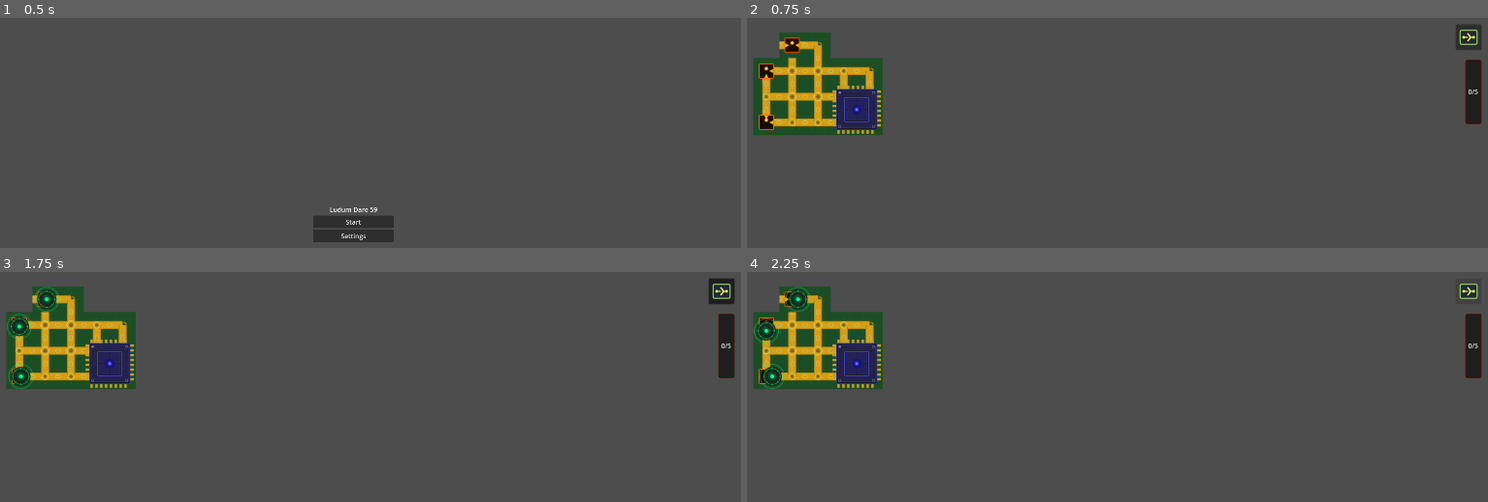
Above: before the commit, frames 1-4 (two rows, left to right).
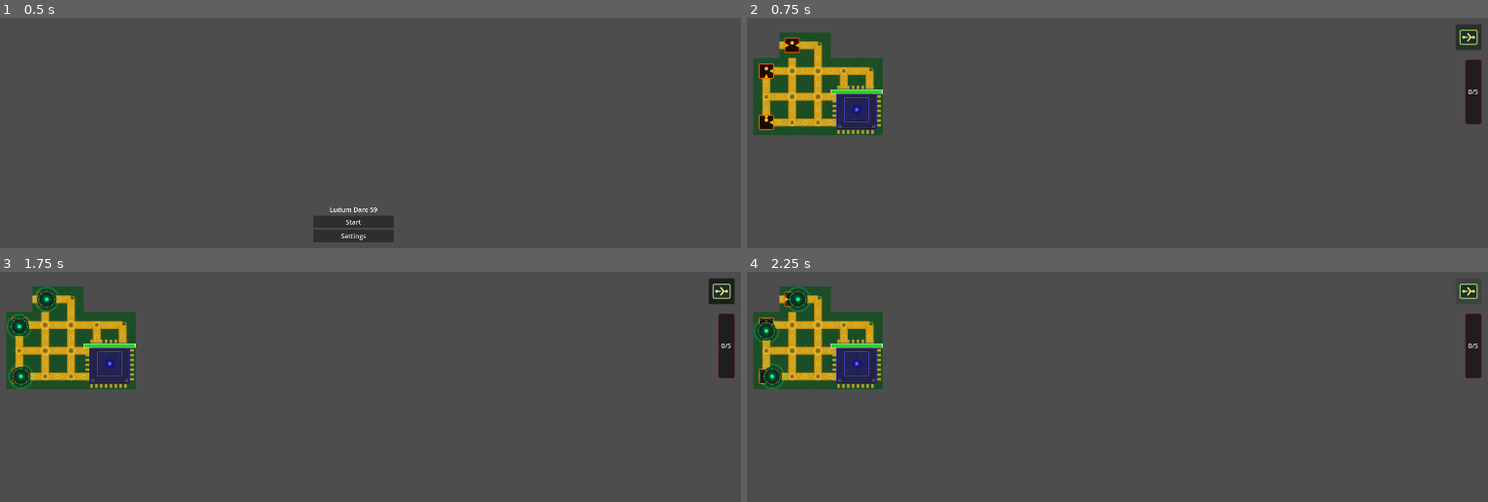
Above: after the commit, the same moments.

Repository: ProfessorLayton322/ldjam_59
Game: Godot game, scene res://scenes/menu.tscn
The game is run twice, just before and just after one commit, with the same random seed, the same clock (stepped at 60 frames per second) and the same inputs.
Inputs (mouse positions are in pixels of both pictures, inside the frame that each line leads up to):
- Up to frame 1 (0.5 s): no input
- Up to frame 2 (0.75 s): click "Start" at 0.5 s
- Up to frame 3 (1.75 s): click (718, 290) at 1.25 s
- Up to frame 4 (2.25 s): click (1465, 290) at 2 s

Frame 1 is identical in both runs. In frame 2, 0.1% of the frame differs, in the area x 11-19%, y 31-34%; in frame 3, 0.1%; in frame 4, 0.1%.

Commit message:
Add a CPU health and enemies damage

Diff:
--- /dev/null
+++ b/ludum-dare-59/scripts/cpu_hp_bar.gd
@@ -0,0 +1,28 @@
+extends Node2D
+
+const BAR_SIZE := Vector2(128, 10)
+const COLOR_BG := Color(0.2, 0.2, 0.2)
+const COLOR_FILL := Color(0.2, 0.8, 0.2)
+const COLOR_LOW := Color(0.9, 0.2, 0.1)
+
+var _current: int = 1
+var _maximum: int = 1
+
+
+func set_hp(current: int, maximum: int) -> void:
+	_current = current
+	_maximum = maximum
+	queue_redraw()
+
+
+func _draw() -> void:
+	var fill_ratio := float(_current) / float(_maximum) if _maximum > 0 else 0.0
+	var origin := Vector2(-BAR_SIZE.x / 2.0, 0.0)
+
+	draw_rect(Rect2(origin, BAR_SIZE), COLOR_BG)
+
+	if fill_ratio > 0.0:
+		var fill_color := COLOR_FILL if fill_ratio > 0.3 else COLOR_LOW
+		draw_rect(Rect2(origin, Vector2(BAR_SIZE.x * fill_ratio, BAR_SIZE.y)), fill_color)
+
+	draw_rect(Rect2(origin, BAR_SIZE), Color.WHITE, false)
--- a/ludum-dare-59/scripts/demo.gd
+++ b/ludum-dare-59/scripts/demo.gd
@@ -15,6 +15,8 @@
 @export var tilemap_layer := 0
 @export var require_mutual_connections := true
 
+const CPU_HP := 10
+
 var _graph: Graph
 var _tiles: Array[BaseTile] = []
 var _tiles_by_node_id: Dictionary = {}
@@ -23,6 +25,11 @@
 var _default_gate_button: Button
 var _temperature_fill: ColorRect
 var _temperature_label: Label
+var _cpu_hp: int = CPU_HP
+const HudScene := preload("res://scripts/hud.gd")
+const CpuHpBarScene := preload("res://scripts/cpu_hp_bar.gd")
+var _hud: Node
+var _cpu_hp_bar: Node2D
 
 
 func _unhandled_input(event: InputEvent) -> void:
@@ -46,6 +53,9 @@
 
 
 func _ready() -> void:
+	_hud = HudScene.new()
+	add_child(_hud)
+
 	_graph = Graph.new()
 	_build_graph_from_tilemap()
 
@@ -53,6 +63,7 @@
 	_collect_tiles()
 	var cpu_vertices := _build_cpu_vertices()
 	_configure_spawners(cpu_vertices)
+	_configure_core_gates()
 	_start_trigger_timer()
 	_create_gate_button()
 
@@ -186,6 +197,38 @@
 		spawner.cpu_vertices = cpu_vertices
 		spawner.spawn_parent = self
 		print("Demo scene: wired spawner %s on node %d" % [spawner.get_path(), spawner.node_id])
+
+
+func _configure_core_gates() -> void:
+	var cpu_positions: Array[Vector2] = []
+
+	for tile in _tiles_by_node_id.values():
+		if not (tile is CoreTile):
+			continue
+
+		var gate := CoreGate.new()
+		add_child(gate)
+		gate.graph = _graph
+		gate.vertex_id = tile.node_id
+		gate.enemy_reached.connect(_on_enemy_reached_cpu)
+		cpu_positions.append(to_local(tile.global_position))
+		print("Demo scene: CoreGate registered at node %d" % tile.node_id)
+
+	if cpu_positions.is_empty():
+		return
+
+	var top_y := cpu_positions[0].y
+	var center_x := 0.0
+	for p in cpu_positions:
+		if p.y < top_y:
+			top_y = p.y
+		center_x += p.x
+	center_x /= cpu_positions.size()
+
+	_cpu_hp_bar = CpuHpBarScene.new()
+	_cpu_hp_bar.position = Vector2(center_x, top_y - 18)
+	add_child(_cpu_hp_bar)
+	_cpu_hp_bar.set_hp(_cpu_hp, CPU_HP)
 
 
 func _start_trigger_timer() -> void:
@@ -372,3 +415,12 @@
 		_default_gate_button.disabled = not can_place
 		if not can_place:
 			_set_gate_placement_enabled(false)
+
+
+func _on_enemy_reached_cpu(damage: int) -> void:
+	_cpu_hp -= damage
+	_cpu_hp = max(_cpu_hp, 0)
+	if _cpu_hp_bar != null:
+		_cpu_hp_bar.set_hp(_cpu_hp, CPU_HP)
+	if _cpu_hp <= 0:
+		_hud.show_game_over()
--- a/ludum-dare-59/scripts/enemies/enemy.gd
+++ b/ludum-dare-59/scripts/enemies/enemy.gd
@@ -5,6 +5,7 @@
 @export var cpu_vertices: Array[CpuVertex] = []
 @export var current_node_index: int = -1
 @export var move_duration: float = 3.0
+@export var damage: int = 1
 
 var path: Array[int] = []
 
--- /dev/null
+++ b/ludum-dare-59/scripts/gates/core_gate.gd
@@ -0,0 +1,9 @@
+class_name CoreGate
+extends Gate
+
+signal enemy_reached(damage: int)
+
+
+func on_enter(enemy: Enemy) -> void:
+	enemy_reached.emit(enemy.damage)
+	enemy.queue_free()
--- /dev/null
+++ b/ludum-dare-59/scripts/hud.gd
@@ -0,0 +1,54 @@
+class_name Hud
+extends CanvasLayer
+
+var _game_over_panel: Panel
+
+
+func _ready() -> void:
+	_build_game_over_panel()
+
+
+func show_game_over() -> void:
+	_game_over_panel.visible = true
+
+
+func _build_game_over_panel() -> void:
+	_game_over_panel = Panel.new()
+	_game_over_panel.set_anchors_and_offsets_preset(Control.PRESET_FULL_RECT)
+	_game_over_panel.visible = false
+	add_child(_game_over_panel)
+
+	var vbox := VBoxContainer.new()
+	vbox.set_anchors_and_offsets_preset(Control.PRESET_CENTER)
+	vbox.alignment = BoxContainer.ALIGNMENT_CENTER
+	_game_over_panel.add_child(vbox)
+
+	var title := Label.new()
+	title.text = "GAME OVER"
+	title.horizontal_alignment = HORIZONTAL_ALIGNMENT_CENTER
+	title.add_theme_font_size_override("font_size", 48)
+	vbox.add_child(title)
+
+	var spacer := Control.new()
+	spacer.custom_minimum_size = Vector2(0, 24)
+	vbox.add_child(spacer)
+
+	var retry_btn := Button.new()
+	retry_btn.text = "Retry"
+	retry_btn.custom_minimum_size = Vector2(160, 40)
+	retry_btn.pressed.connect(_on_retry_pressed)
+	vbox.add_child(retry_btn)
+
+	var menu_btn := Button.new()
+	menu_btn.text = "Return to Menu"
+	menu_btn.custom_minimum_size = Vector2(160, 40)
+	menu_btn.pressed.connect(_on_menu_pressed)
+	vbox.add_child(menu_btn)
+
+
+func _on_retry_pressed() -> void:
+	get_tree().change_scene_to_file("res://scenes/demo.tscn")
+
+
+func _on_menu_pressed() -> void:
+	get_tree().change_scene_to_file("res://scenes/menu.tscn")
Not shown, added: ludum-dare-59/scripts/cpu_hp_bar.gd.uid
Not shown, added: ludum-dare-59/scripts/gates/core_gate.gd.uid
Not shown, added: ludum-dare-59/scripts/hud.gd.uid
Not shown, changed: ludum-dare-59/CLAUDE.md
